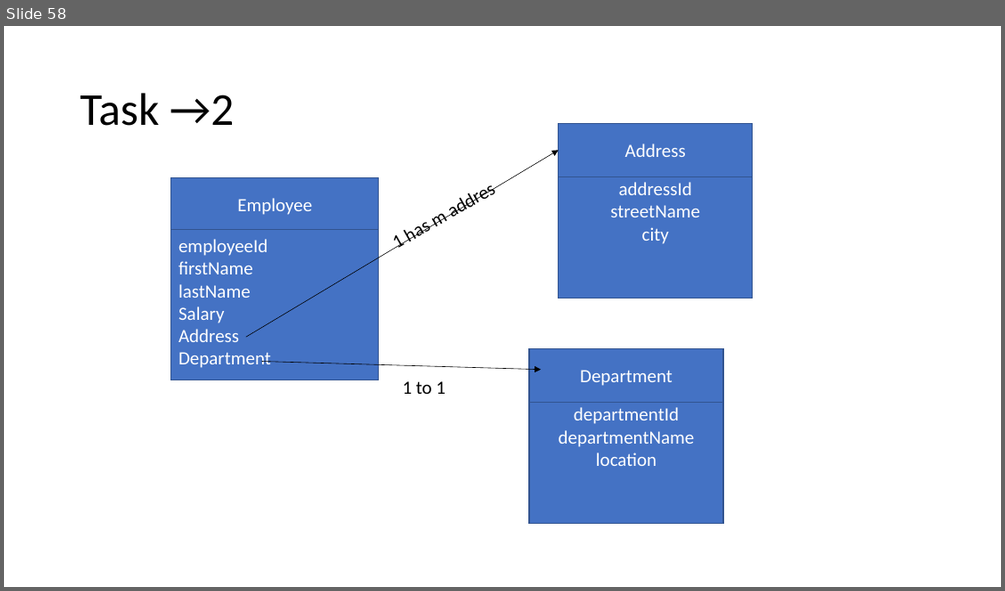
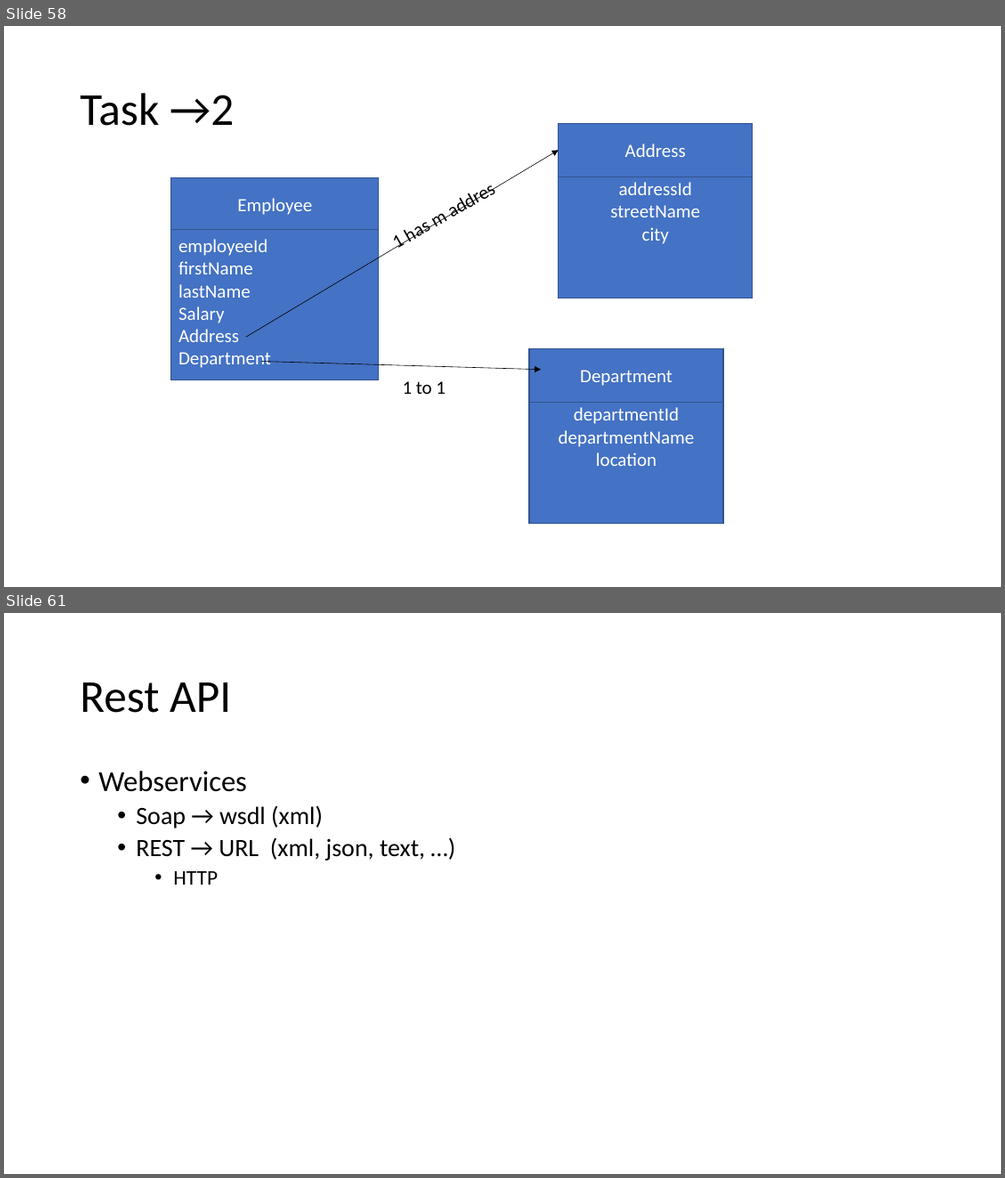
Before and after one commit to priyangm/pod_trg, a slide deck: Finishing School.pptx. Shown one above the other, each under a label of ours: slide 58 before the commit, slides 58 and 61 after it; the slides between them are not shown. The pictures are 1005x591 and 1005x1178 pixels, drawn with LibreOffice and Linux fonts; fonts in the diff are those of the drawing. Boxes give left, top, right and bottom in pixels: in the first picture for what was removed or moved away, otherwise in the second. Text is boxed around its words. In the diff, an @@ line names an element or a change of style, - is before the commit and + after.

```diff
--- a/Finishing School.pptx
+++ b/Finishing School.pptx
@@ slide 61 added at (4, 613, 1001, 1174), background #FFFFFF @@
@@ title added at (80, 682, 231, 713), 44 pt, text #000000 @@
+Rest API
@@ text added at (98, 771, 425, 884), 24 pt, text #000000 @@
+• Webservices
+  • Soap → wsdl (xml)
+  • REST → URL (xml, json, text, …)
+    • HTTP
```
Also in this commit, not shown: 5 other slides added.
